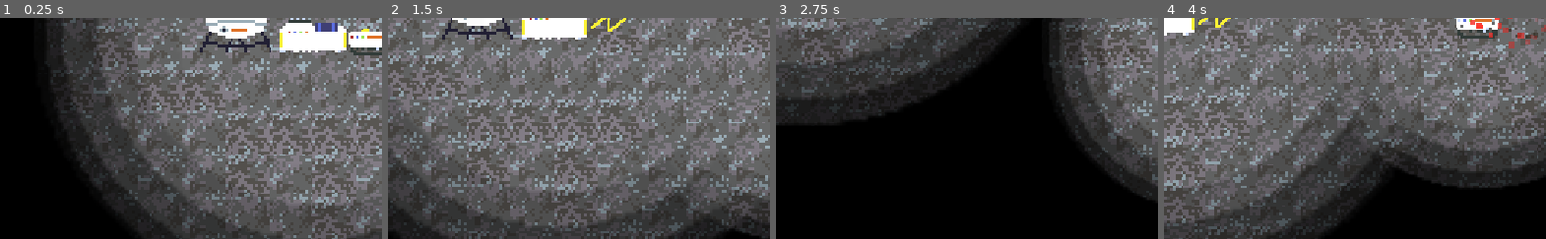
Above: before the commit, frames 1-4 (left to right).
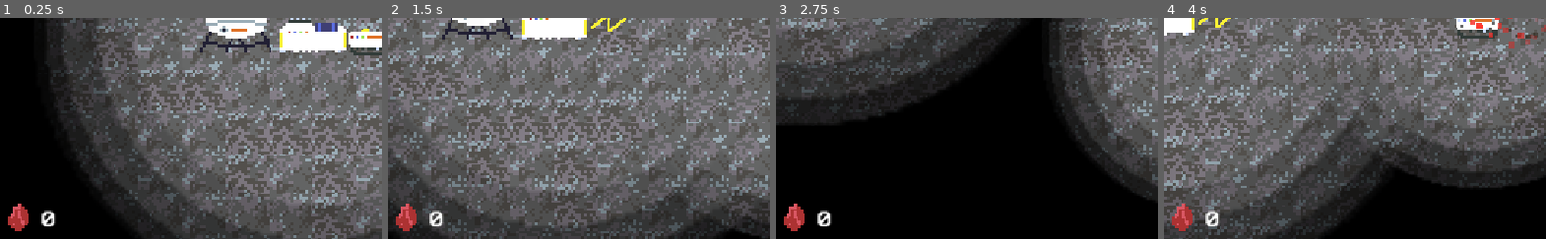
Above: after the commit, the same moments.

Repository: DanielDe8/Moonrunner
Game: Godot game, scene res://Scenes/Main.tscn
Two runs of this game, one before a commit and one after it. Both use one fixed random seed, a clock stepped at 60 frames per second and the inputs below.
Inputs (mouse positions are % of the whole screen's width and height, from its top left):
- Up to frame 1 (0.25 s): no input
- Up to frame 2 (1.5 s): tap Enter at 0.5 s; move the mouse to (74, 45) at 0.52 s; hold Right (right) 0.53-1.28 s; hold M (mine) 0.53-1.28 s; click (74, 45) at 0.67 s; move the mouse to (31, 55) at 1.27 s; hold Down (down) from 1.28 s (still down); tap R (warp) at 1.35 s
- Up to frame 3 (2.75 s): move the mouse to (62, 28) at 2.02 s; release Down (down) at 2.03 s; hold Right (right) from 2.03 s (still down); hold M (mine) from 2.03 s (still down)
- Up to frame 4 (4 s): move the mouse to (46, 70) at 2.77 s; release Right (right) at 2.78 s; release M (mine) at 2.78 s; hold Up (up) 2.78-3.53 s; tap R (warp) at 2.85 s; click (46, 70) at 2.92 s; move the mouse to (82, 65) at 3.52 s; hold Left (left) from 3.53 s (still down); hold M (mine) from 3.53 s (still down)
The pictures show only the part of the screen within x 3-53%, y 46-96%; the shares and areas given below are measured in that part.

The runs differ from the first frame. In frame 1, 0.7% of the frame differs, in the area x 2-15%, y 84-97%; in frame 2, 0.7%; in frame 3, 0.7%; in frame 4, 0.7%.

Commit message:
add red ore counter to hud

Diff:
--- a/Objects/player.tscn
+++ b/Objects/player.tscn
@@ -291,5 +291,4 @@
 amount = 20
 texture = SubResource("GradientTexture2D_dust_px")
 lifetime = 0.35
-local_coords = false
 process_material = SubResource("ParticleProcessMaterial_mining")
--- a/Scenes/Main.tscn
+++ b/Scenes/Main.tscn
@@ -9,8 +9,9 @@
 [ext_resource type="Script" uid="uid://nw1tyfuhfnfj" path="res://Scripts/main.gd" id="7_main"]
 [ext_resource type="FontFile" uid="uid://chnv5lwc2bn3q" path="res://Assets/Pixel12x10Mono-v1.1.0.ttf" id="8_50glp"]
 [ext_resource type="Script" uid="uid://sm4l6hgcubdm" path="res://Scripts/dot_control.gd" id="8_vy5pj"]
-[ext_resource type="PackedScene" uid="uid://bpuuf55qv6sat" path="res://Objects/ore.tscn" id="9_ore"]
+[ext_resource type="PackedScene" uid="uid://crjactfct5hoq" path="res://Objects/ore.tscn" id="9_ore"]
 [ext_resource type="Texture2D" uid="uid://c4r76lwxesyn3" path="res://Assets/dot.png" id="10_bmxlf"]
+[ext_resource type="Texture2D" uid="uid://bj3pmyock1vy5" path="res://Assets/red_ore_icon.png" id="12_grg3l"]
 
 [sub_resource type="TileSetAtlasSource" id="TileSetAtlasSource_surface"]
 texture = ExtResource("3_merged")
@@ -107,3 +108,24 @@
 label_settings = SubResource("LabelSettings_jw32o")
 horizontal_alignment = 1
 vertical_alignment = 1
+
+[node name="TextureRect" type="TextureRect" parent="CanvasLayer/HUD" unique_id=1464611536]
+texture_filter = 1
+layout_mode = 0
+offset_left = 32.0
+offset_top = 560.0
+offset_right = 88.0
+offset_bottom = 616.0
+texture = ExtResource("12_grg3l")
+
+[node name="RedOreLabel" type="Label" parent="CanvasLayer/HUD" unique_id=460916015]
+layout_mode = 1
+anchors_preset = -1
+anchor_right = 1.001
+anchor_bottom = 1.0020001
+offset_left = 96.0
+offset_top = 584.0
+offset_right = -888.151
+offset_bottom = -33.294067
+text = "0"
+label_settings = SubResource("LabelSettings_jw32o")
--- a/Scripts/player.gd
+++ b/Scripts/player.gd
@@ -118,7 +118,7 @@
 func check_battery(delta: float) -> void:
 	# Recharge inside the camp's ChargingArea; otherwise drain based on idle, moving, and mining.
 	if charging_area.overlaps_body(self):
-		battery_life = min(battery_life + delta * 10, max_battery_life)
+		battery_life = min(battery_life + delta * 20, max_battery_life)
 	else:
 		battery_life -= idle_battery_consumption * delta
 		if velocity != Vector2.ZERO:
@@ -149,7 +149,7 @@
 
 
 func update_hud() -> void:
-	pass
+	get_node("%s/HUD/RedOreLabel" % hud_string).text = str(red_ore_count)
 
 
 func _physics_process(delta: float) -> void:
